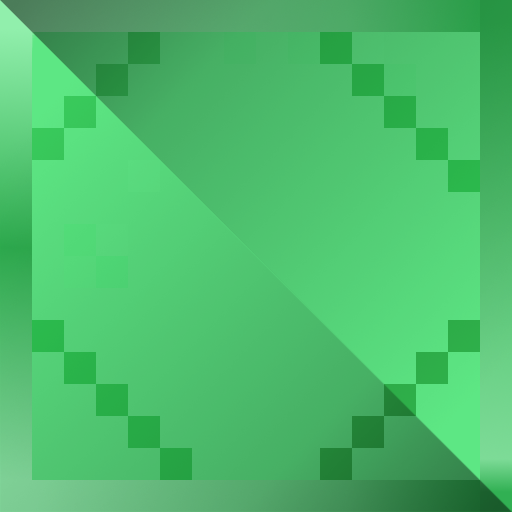
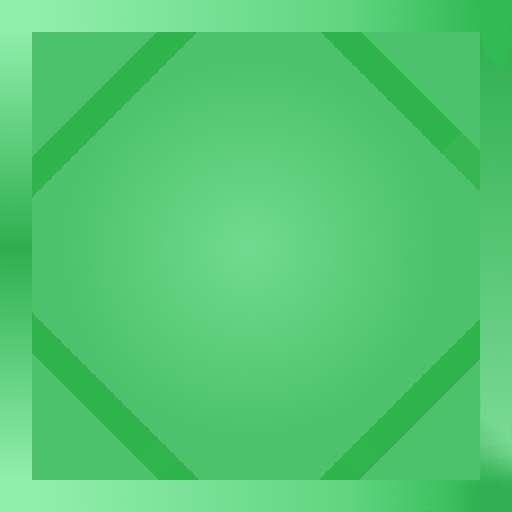
Layers edited between the first and the second 512 x 512 image:
hid "low-poly_filter.png" over [0, 0, 512, 512]
painted on "Pasted Layer copy" over [480, 0, 512, 492]
painted on "Pasted Layer" over [419, 480, 512, 512]
painted on "emerald_block.png #2" over [0, 0, 512, 512]
painted on "emerald_block.png" over [0, 0, 512, 512]
